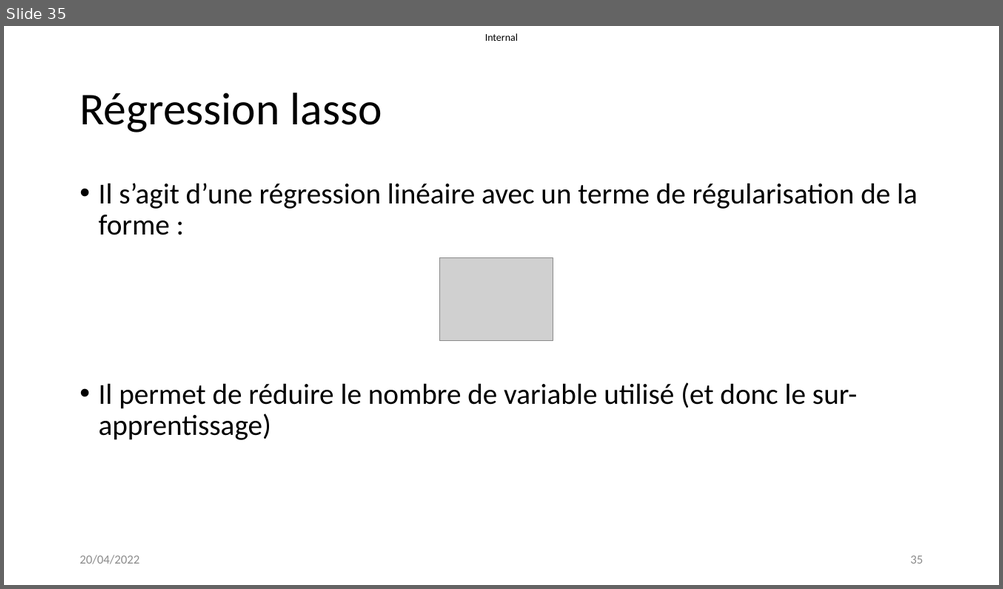
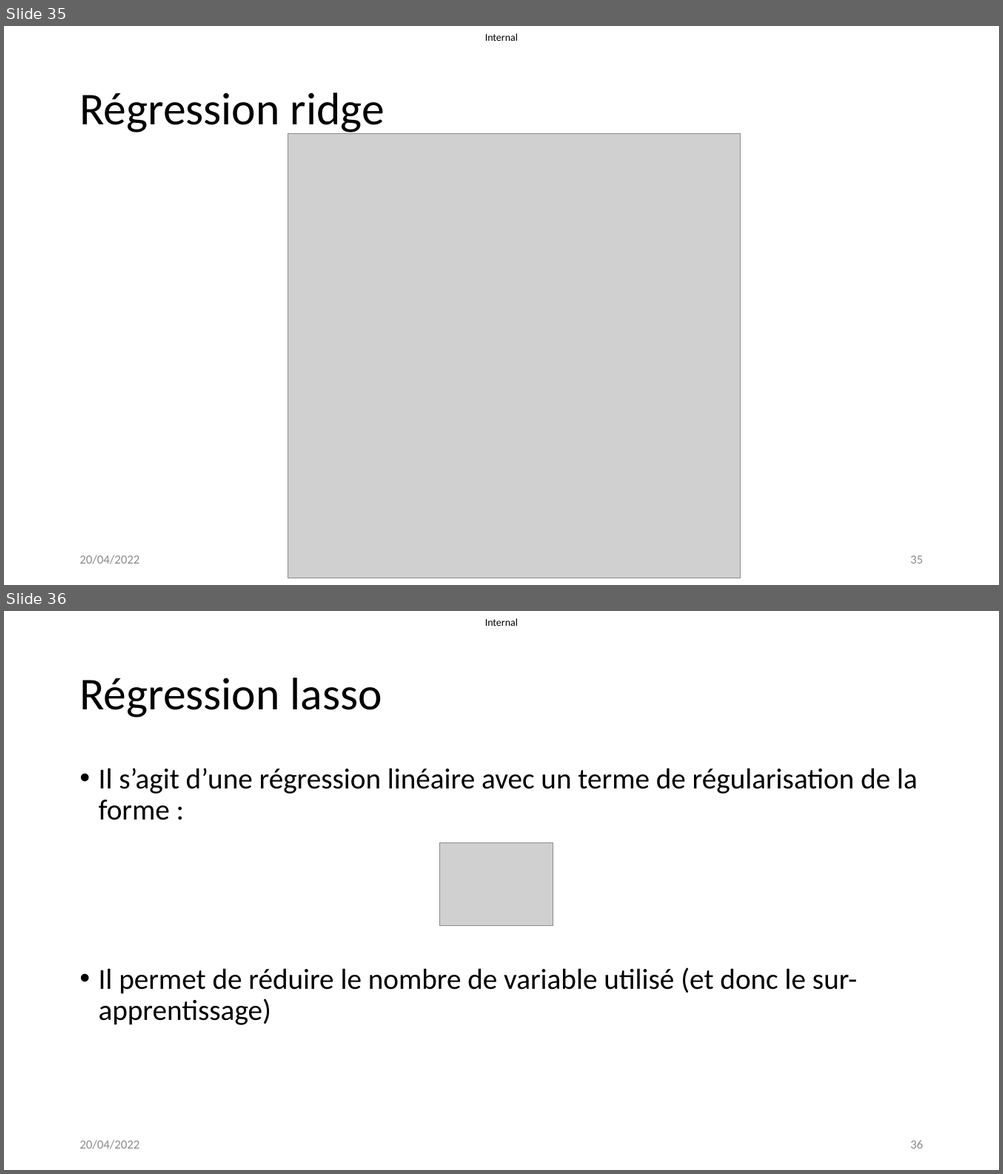
Before and after one commit to datanab/energy-consumption-prediction, a slide deck: Pélec_03_Presentation.pptx. Shown one above the other, each under a label of ours: slide 35 before the commit, slides 35 and 36 after it. The pictures are 1003x589 and 1003x1174 pixels, drawn with LibreOffice and Linux fonts; fonts in the diff are those of the drawing; grey boxes stand for pictures. Boxes give left, top, right and bottom in pixels: in the first picture for what was removed or moved away, otherwise in the second. Text is boxed around its words. In the diff, an @@ line names an element or a change of style, - is before the commit and + after.

```diff
--- a/Pélec_03_Presentation.pptx
+++ b/Pélec_03_Presentation.pptx
@@ slide 35 added at [4,26,999,585], background #FFFFFF; not listed: 1 template element that a slide beside it also shows @@
@@ title added at [79,93,384,136], 44 pt, text #000000 @@
+Régression ridge
@@ picture added at [288,134,740,579] @@
@@ text added at [79,555,139,565], 12 pt, text #8C8C8C @@
+20/04/2022
@@ page number added at [910,556,922,564], 12 pt, text #8C8C8C @@
+35
@@ what was slide 35 is now slide 36 @@
@@ page number at [910,1141,922,1149]: text changed @@
-35
+36
```
Also in this commit, not shown: 1 slide changed, 1 other slide added, 2 other files.
